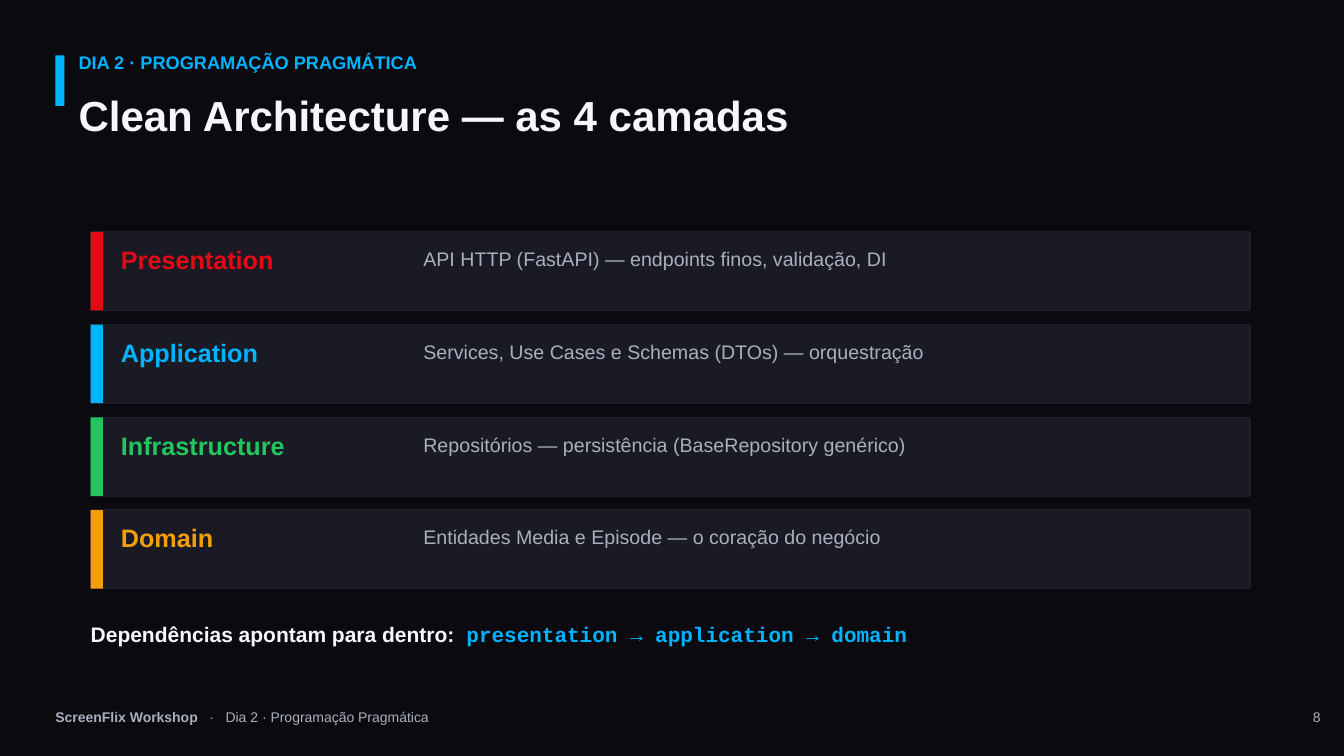
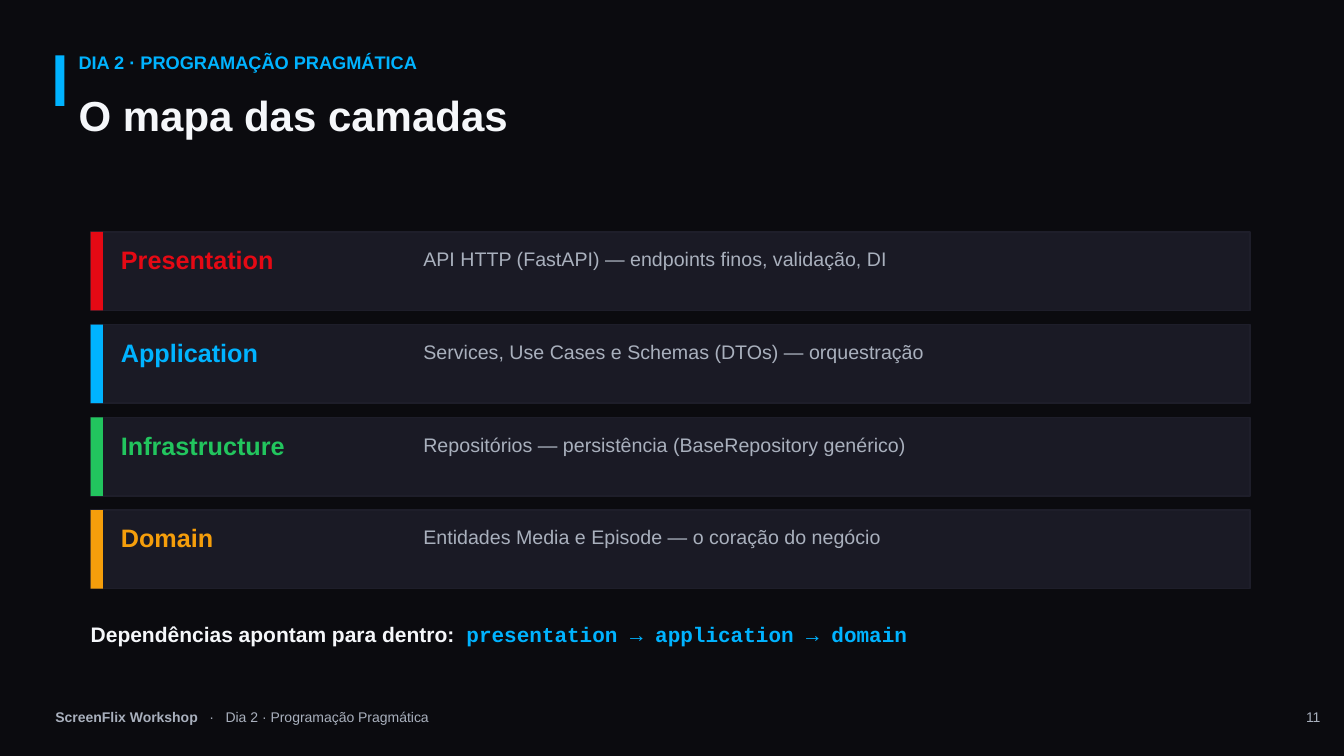
Before and after one commit to darcivieira/screenflix, a slide deck: slide 14 of docs/workshop/ScreenFlix-Workshop.pptx (slide 11 before the commit). Drawn at 1344x756 pixels with LibreOffice and Linux fonts; fonts in the diff are those of the drawing. Boxes give left, top, right and bottom in pixels: in the first picture for what was removed or moved away, otherwise in the second. Text is boxed around its words. In the diff, an @@ line names an element or a change of style, - is before the commit and + after.

```diff
--- a/docs/workshop/ScreenFlix-Workshop.pptx
+++ b/docs/workshop/ScreenFlix-Workshop.pptx
@@ text at <box>79,100,508,139</box>: text changed @@
-Clean Architecture — as 4 camadas
+O mapa das camadas
@@ text at <box>1306,712,1320,722</box>: text changed @@
-8
+11
```
Also in this commit, not shown: 8 other slides changed, 6 slides added, 1 other file.
